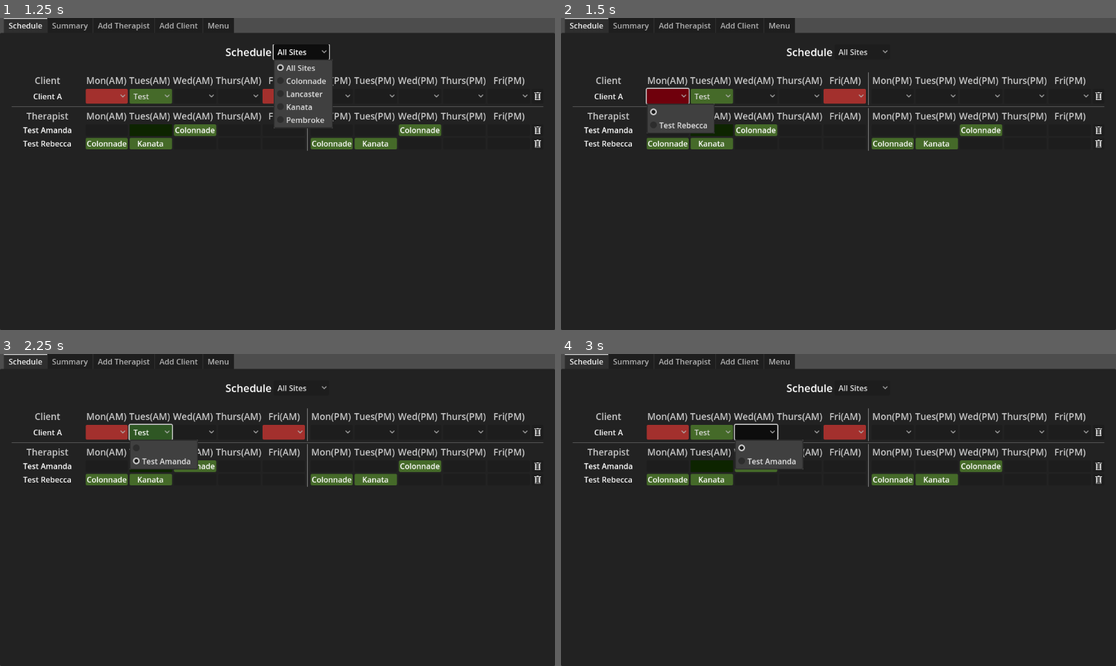
Above: before the commit, frames 1-4 (two rows, left to right).
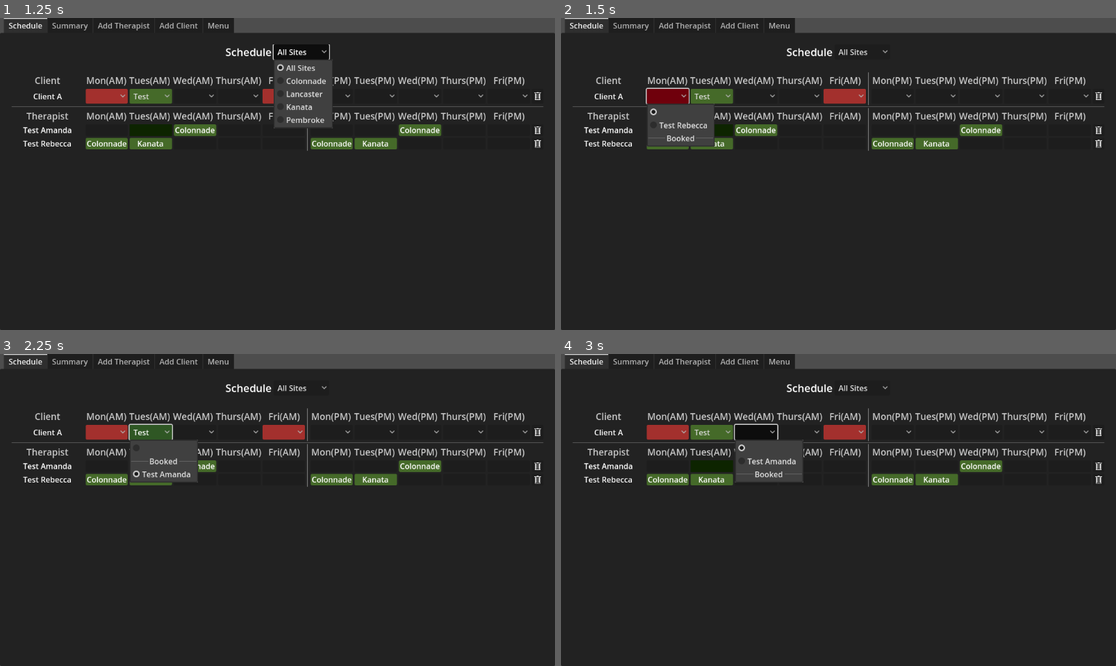
Above: after the commit, the same moments.

Repository: Nishi790/caseload_assigner
Game: Godot game, scene res://main_view.tscn
Two runs of this game, one before a commit and one after it. Both use one fixed random seed, a clock stepped at 60 frames per second and the inputs below.
Inputs (mouse positions are in pixels of both pictures, inside the frame that each line leads up to):
- Up to frame 1 (1.25 s): click "All Sites" at 0.5 s
- Up to frame 2 (1.5 s): click (666, 96) at 1.25 s
- Up to frame 3 (2.25 s): click "Test Amanda" at 2 s
- Up to frame 4 (3 s): click (755, 432) at 2.75 s

Frame 1 is identical in both runs. In frame 2, 0.5% of the frame differs, in the area x 15-28%, y 36-42%; in frame 3, 0.6%, in the area x 23-36%, y 33-42%; in frame 4, 0.5%.

Commit message:
Sort therapists in selectors alphabetically, split between already booked and free

Diff:
--- a/UI/person_entry.gd
+++ b/UI/person_entry.gd
@@ -1,7 +1,7 @@
 class_name PersonScheduleEntry
 extends HBoxContainer
 
-signal assignment_changed(therapists_affected: Array[Therapist])
+signal assignment_changed(therapists_affected: Array[Therapist], block: Schedule.Block)
 
 const block_name: StringName = &"Block"
 
@@ -62,13 +62,16 @@
 	client.data_changed.connect(set_data_change_flag)
 	name_label.set_text(client.client_name)
 
-	for thx: Therapist in CaseloadData.active_staff.values():
-		for selector: OptionButton in all_selectors:
-			var block: Schedule.Block = selector.get_meta(block_name)
-			if thx.work_schedule.has(block) and thx.work_schedule[block] == client.scheduled_site:
-				selector.add_item(thx.therapist_name)
-				var item_index: int = selector.item_count - 1
-				selector.set_item_metadata(item_index, thx)
+	for block: Schedule.Block in Schedule.Block.values():
+		_sort_therapist_selector(block)
+
+	#for thx: Therapist in CaseloadData.active_staff.values():
+		#for selector: OptionButton in all_selectors:
+			#var block: Schedule.Block = selector.get_meta(block_name)
+			#if thx.work_schedule.has(block) and thx.work_schedule[block] == client.scheduled_site:
+				#selector.add_item(thx.therapist_name)
+				#var item_index: int = selector.item_count - 1
+				#selector.set_item_metadata(item_index, thx)
 
 	for entry in client.assigned_therapists:
 		var therapist = client.assigned_therapists[entry]
@@ -105,7 +108,7 @@
 			selector.theme_type_variation = "unfilled"
 		else:
 			selector.theme_type_variation = ""
-		assignment_changed.emit(impacted_therapists)
+		assignment_changed.emit(impacted_therapists, block)
 		return
 
 	var new_therapist: Therapist = selector.get_selected_metadata()
@@ -118,7 +121,24 @@
 		selector.theme_type_variation = "filled"
 	impacted_therapists.append(new_therapist)
 
-	assignment_changed.emit(impacted_therapists)
+	assignment_changed.emit(impacted_therapists, block)
+
+
+func resort_all_thx_selectors() -> void:
+	for block: Schedule.Block in Schedule.Block:
+		resort_thx_selector(block)
+
+
+func resort_thx_selector(block: Schedule.Block) -> void:
+	var selector: OptionButton = find_block_selector(block)
+	var thx_list: Array[Therapist]
+	for index: int in selector.item_count:
+		if selector.is_item_separator(index) or selector.get_item_text(index) == "":
+			continue
+		var thx: Therapist = selector.get_item_metadata(index)
+		thx_list.append(thx)
+	_sort_therapist_selector(block, thx_list)
+
 
 
 func find_block_selector(block: Schedule.Block) -> OptionButton:
@@ -152,3 +172,44 @@
 			else:
 				selector.select(0)
 				selector.item_selected.emit(0)
+
+
+func _sort_therapist_selector(block: Schedule.Block, thx_array: Array = CaseloadData.active_staff.values()) -> void:
+	var avail_thx_array: Array[Therapist]
+	var booked_thx_array: Array[Therapist]
+	var selected_therapist: Therapist = null
+	if client.assigned_therapists.has(block):
+		selected_therapist = client.assigned_therapists[block]
+	for thx: Therapist in thx_array:
+		if thx.admin_blocks.has(block) and thx.work_schedule[block] == client.scheduled_site:
+			avail_thx_array.append(thx)
+		elif thx.scheduled_blocks.has(block) and thx.work_schedule[block] == client.scheduled_site:
+			booked_thx_array.append(thx)
+	var selector: OptionButton = find_block_selector(block)
+	selector.clear()
+	avail_thx_array.sort_custom(sort_alphabetical)
+	booked_thx_array.sort_custom(sort_alphabetical)
+	selector.add_item("")
+	var selector_index: int = 1
+	for thx: Therapist in avail_thx_array:
+		selector.add_item(thx.therapist_name)
+		selector.set_item_metadata(selector_index, thx)
+		if thx == selected_therapist:
+			selector.select(selector_index)
+		selector_index += 1
+	selector.add_separator("Booked")
+	selector_index += 1
+
+	for thx: Therapist in booked_thx_array:
+		selector.add_item(thx.therapist_name)
+		selector.set_item_metadata(selector_index, thx)
+		if thx == selected_therapist:
+			selector.select(selector_index)
+		selector_index += 1
+
+
+
+func sort_alphabetical(a: Therapist, b: Therapist) -> bool:
+		var a_name: String = a.therapist_name
+		var b_name: String = b.therapist_name
+		return b_name > a_name
--- a/UI/person_entry.tscn
+++ b/UI/person_entry.tscn
@@ -41,6 +41,8 @@
 text_overrun_behavior = 3
 clip_text = true
 fit_to_longest_item = false
+item_count = 1
+popup/item_0/separator = true
 
 [node name="TuesAM" type="OptionButton" parent="HBoxContainer"]
 layout_mode = 2
@@ -48,6 +50,8 @@
 text_overrun_behavior = 3
 clip_text = true
 fit_to_longest_item = false
+item_count = 1
+popup/item_0/separator = true
 
 [node name="WedAM" type="OptionButton" parent="HBoxContainer"]
 layout_mode = 2
@@ -55,6 +59,8 @@
 text_overrun_behavior = 3
 clip_text = true
 fit_to_longest_item = false
+item_count = 1
+popup/item_0/separator = true
 
 [node name="ThursAM" type="OptionButton" parent="HBoxContainer"]
 layout_mode = 2
@@ -62,6 +68,8 @@
 text_overrun_behavior = 3
 clip_text = true
 fit_to_longest_item = false
+item_count = 1
+popup/item_0/separator = true
 
 [node name="FriAM" type="OptionButton" parent="HBoxContainer"]
 layout_mode = 2
@@ -69,6 +77,8 @@
 text_overrun_behavior = 3
 clip_text = true
 fit_to_longest_item = false
+item_count = 1
+popup/item_0/separator = true
 
 [node name="VSeparator" type="VSeparator" parent="."]
 layout_mode = 2
@@ -83,6 +93,8 @@
 text_overrun_behavior = 3
 clip_text = true
 fit_to_longest_item = false
+item_count = 1
+popup/item_0/separator = true
 
 [node name="TuesPM" type="OptionButton" parent="HBoxContainer2"]
 layout_mode = 2
@@ -90,6 +102,8 @@
 text_overrun_behavior = 3
 clip_text = true
 fit_to_longest_item = false
+item_count = 1
+popup/item_0/separator = true
 
 [node name="WedPM" type="OptionButton" parent="HBoxContainer2"]
 layout_mode = 2
@@ -97,6 +111,8 @@
 text_overrun_behavior = 3
 clip_text = true
 fit_to_longest_item = false
+item_count = 1
+popup/item_0/separator = true
 
 [node name="ThursPM" type="OptionButton" parent="HBoxContainer2"]
 layout_mode = 2
@@ -104,6 +120,8 @@
 text_overrun_behavior = 3
 clip_text = true
 fit_to_longest_item = false
+item_count = 1
+popup/item_0/separator = true
 
 [node name="FriPM" type="OptionButton" parent="HBoxContainer2"]
 layout_mode = 2
@@ -111,6 +129,8 @@
 text_overrun_behavior = 3
 clip_text = true
 fit_to_longest_item = false
+item_count = 1
+popup/item_0/separator = true
 
 [node name="Delete" type="Button" parent="."]
 layout_mode = 2
--- a/UI/schedule_view.gd
+++ b/UI/schedule_view.gd
@@ -68,8 +68,10 @@
 		displayed_therapists.append(new_entry)
 
 
-func _update_affected_displays(affected_therapists: Array[Therapist]) -> void:
+func _update_affected_displays(affected_therapists: Array[Therapist], block: Schedule.Block) -> void:
 	_update_therapist_display(affected_therapists)
+	for client_display: PersonScheduleEntry in displayed_clients:
+		client_display.resort_thx_selector(block)
 
 
 func _update_therapist_display(affected_therapists: Array[Therapist]) -> void:
